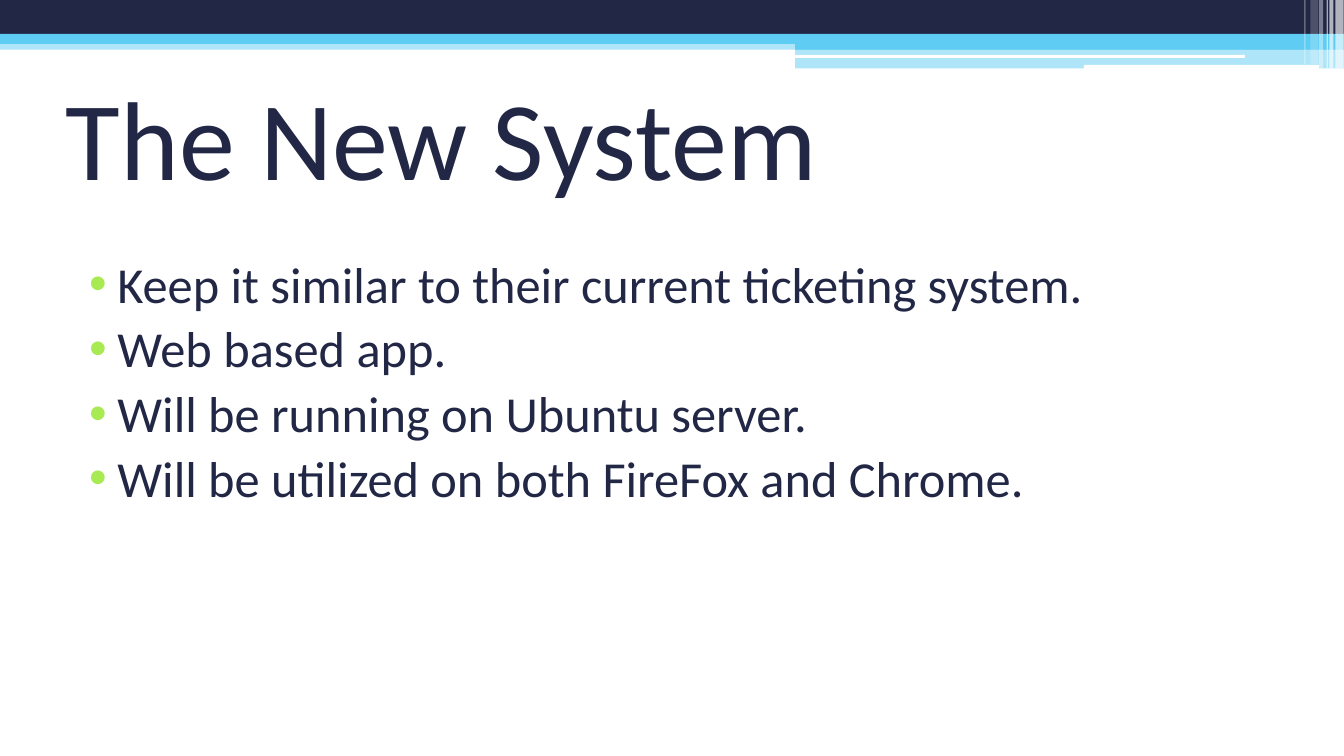
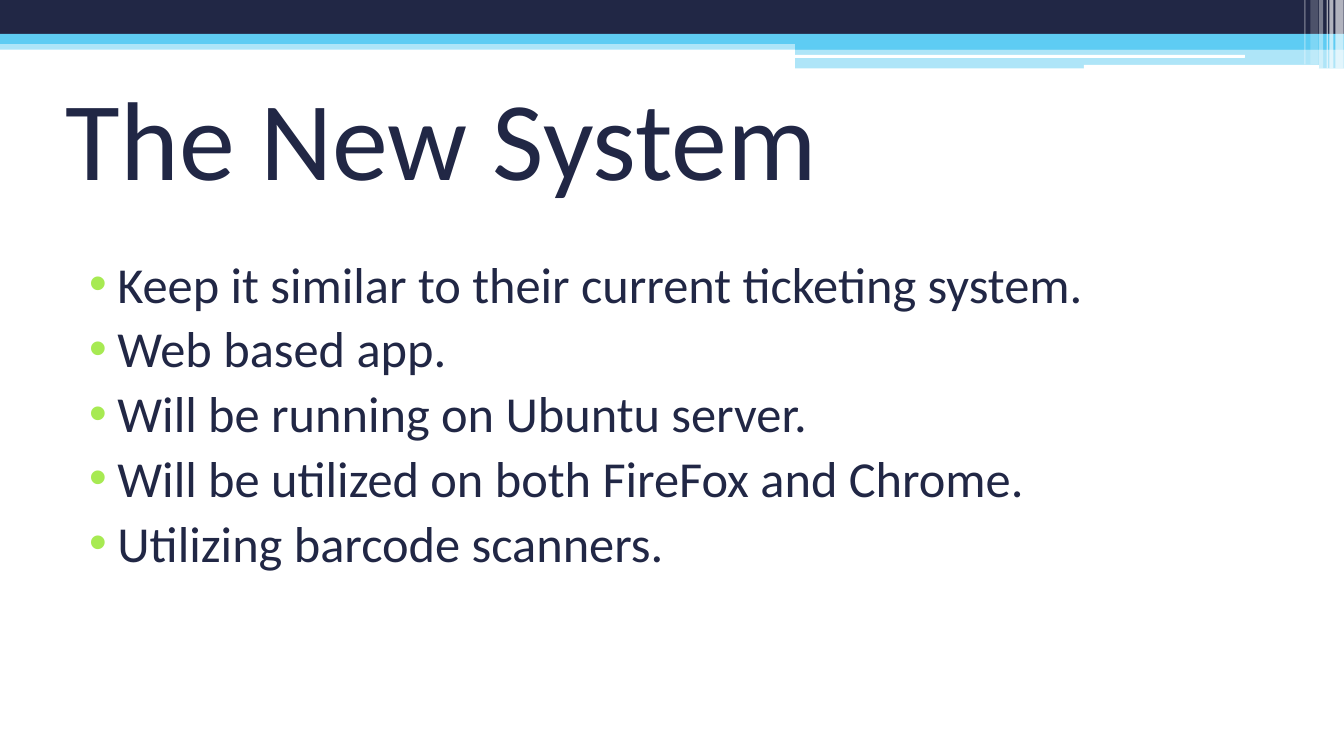
Before and after one commit to sylve0n/CIS260-PowerPoint, a slide deck: slide 5 of PC Repair Clinic Inventory System.pptx. Drawn at 1344x756 pixels with LibreOffice and Linux fonts; fonts in the diff are those of the drawing. Boxes give left, top, right and bottom in pixels: in the first picture for what was removed or moved away, otherwise in the second. Text is boxed around its words. In the diff, an @@ line names an element or a change of style, - is before the commit and + after.

```diff
--- a/PC Repair Clinic Inventory System.pptx
+++ b/PC Repair Clinic Inventory System.pptx
@@ text at [117, 527, 664, 571]: paragraph added @@
+• Utilizing barcode scanners.
```
Also in this commit, not shown: 6 other slides changed.
